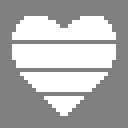
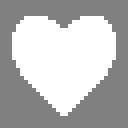
Revision of a layered 128 × 128 image; what changed, layer by layer:
painted on "Layer 6" over [12, 40, 116, 96]
